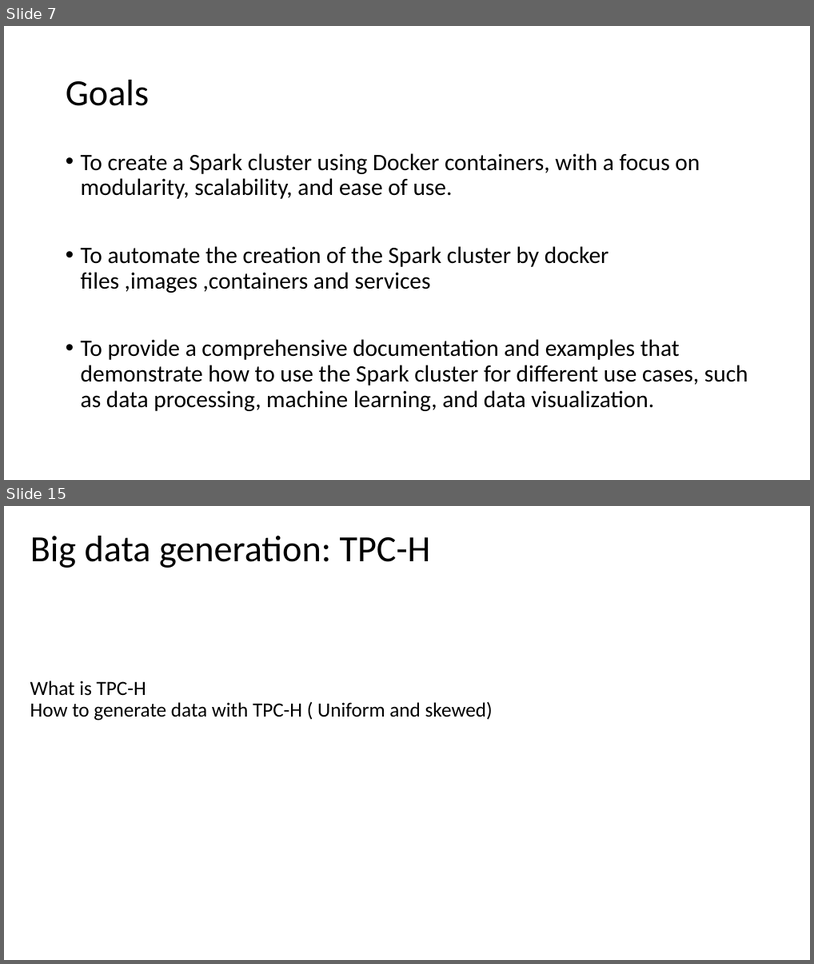
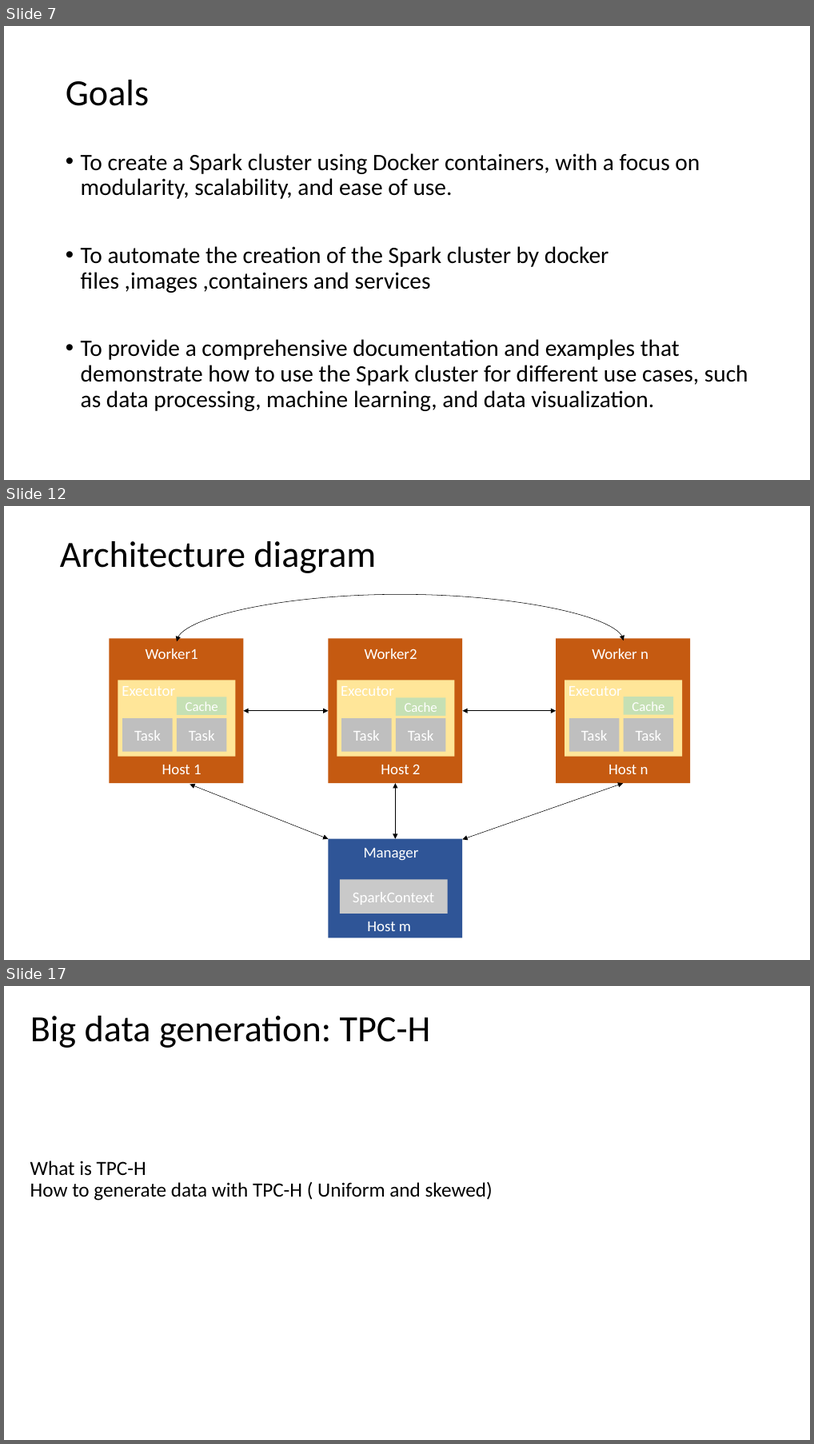
Before and after one commit to gprasad09/Apache-Spark-Cluster-Project, a slide deck: misc/ProjectReports-In progress/TermProject.pptx. Shown one above the other, each under a label of ours: slides 7 and 15 before the commit, slides 7, 12 and 17 after it; the slides between them are not shown. The pictures are 814x964 and 814x1444 pixels, drawn with LibreOffice and Linux fonts; fonts in the diff are those of the drawing. Boxes give left, top, right and bottom in pixels: in the first picture for what was removed or moved away, otherwise in the second. Text is boxed around its words. In the diff, an @@ line names an element or a change of style, - is before the commit and + after.

```diff
--- a/misc/ProjectReports-In progress/TermProject.pptx
+++ b/misc/ProjectReports-In progress/TermProject.pptx
@@ slide 12 added at (4,506,810,960), background #FFFFFF @@
@@ title added at (60,541,376,573), 44 pt, text #000000 @@
+Architecture diagram
@@ curved double arrow added from (177, 641) to (624, 640), #000000 0.5 pt @@
@@ double arrow added from (243, 711) to (328, 711), #000000 0.5 pt @@
@@ double arrow added from (462, 711) to (556, 711), #000000 0.5 pt @@
@@ group added at (110,639,243,783): 5 rectangles, 2 texts @@
+Cache
+Task
+Task
+Worker1
+Host 1
@@ group added at (328,639,462,783): 5 rectangles, 2 texts @@
+Cache
+Task
+Task
+Worker2
+Host 2
@@ group added at (556,639,690,783): 5 rectangles, 2 texts @@
+Cache
+Task
+Task
+Worker n
+Host n
@@ double arrow added from (328, 839) to (190, 784), #000000 0.5 pt @@
@@ double arrow added from (395, 839) to (395, 783), #000000 0.5 pt @@
@@ double arrow added from (462, 840) to (623, 783), #000000 0.5 pt @@
@@ rectangle added at (328,839,462,937), fill #2F5597 @@
@@ text added at (364,848,419,860), 18 pt, text #FFFFFF @@
+Manager
@@ rectangle added at (340,880,447,913), fill #C9C9C9, 18 pt, text #FFFFFF @@
+SparkContext
@@ text added at (367,921,411,931), 18 pt, text #FFFFFF @@
+Host m
@@ what was slide 15 is now slide 17 @@
```
Also in this commit, not shown: 6 slides changed, 2 other slides added, 2 slides removed, 1 other file.
